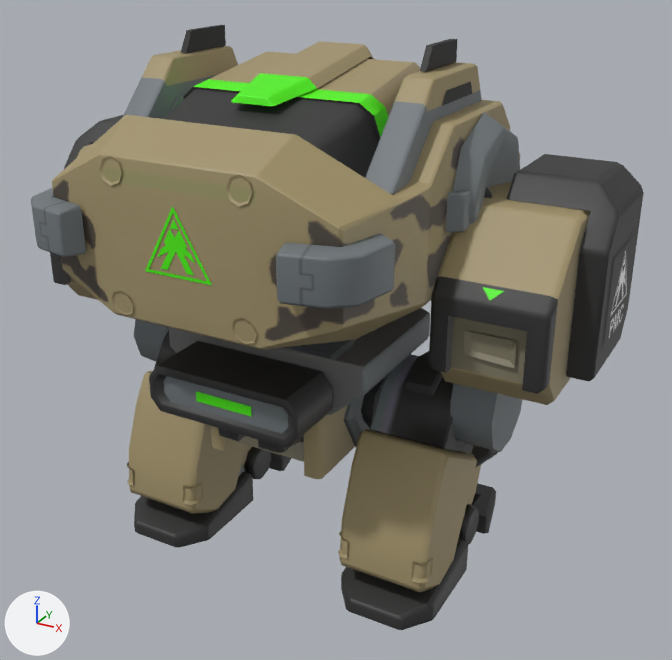
One commit to the FBX model Assets/Art/Modle/Enemy/Robot/NewRobot/Powerloader.fbx: the scene before it, then after it.
Rendered twice from a camera (50 mm lens) standing at (0.01177, -0.02011, 0.09182) and looking at (0.00106, -0.00064, 0.08208). The lights are fixed; the arrows at lower left show +X, +Y and +Z. The first picture is the older version. Where no turn or scale is listed for an object, it has been applied to the vertices.

The first picture shows 'model'.
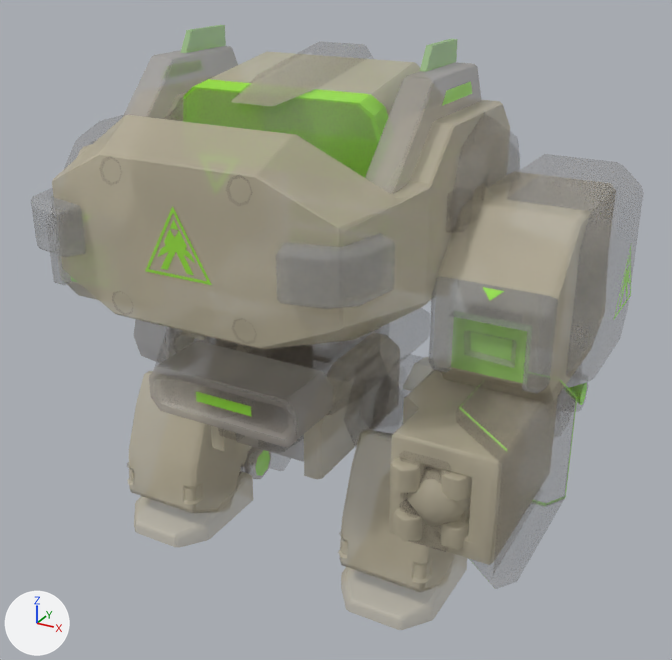
Changed parts and their boxes [x1, y1, x2, y2] in the pictures (672 x 660 px; the box of a moved part takes in the faces that stretch with it):
'model', reshaped: before [31, 25, 644, 630]; after [52, 25, 631, 630]
'hand', added: after [389, 367, 587, 585]
part 1 of me_mesh, added: after [619, 255, 630, 307]
part 2 of me_mesh, added: after [614, 246, 631, 319]
part 3 of me_mesh, deleted: before [603, 231, 638, 350]
part 4 of me_mesh, moved or reshaped: [261, 330, 354, 349] in both
part 5 of me_mesh, surface changed (lighter): before [31, 25, 644, 630]; after [52, 25, 616, 630]
part 6 of me_mesh, recoloured (lighter): before [31, 25, 644, 630]; after [52, 25, 616, 630]

Edits to the bpy script that builds the scene:
```text
Add img_robot_shield_pmc_png:
    img_robot_shield_pmc_png = load_image('Robot_Shield_PMC.png', '../Robot/Texture/Robot_Shield_PMC.png', 128, 128, 'Non-Color')
Add mat_droid_decagram_shield:
    mat_droid_decagram_shield = bpy.data.materials.new('Droid_Decagram_Shield')
    # uses the picture img_robot_shield_pmc_png
Change me_mesh:
    used by ob_model
    verts and faces of me_mesh; kept vertices keep their numbers, new ones are numbered from 2815
    before: 2285 (0.0031, -0.0035, 0.0834) at pixel (354, 339), 2292 (0.0037, -0.0052, 0.0844) at pixel (340, 330), 2293 (0.0037, -0.0053, 0.0844) at pixel (338, 330), 2294 (0.002, -0.0055, 0.0837) at pixel (264, 349), 2295 (0.002, -0.0055, 0.0837) at pixel (260, 347)
    before: 2299 (0.0019, -0.0055, 0.0837) at pixel (260, 349)
    remove me_mesh.from_pydata(...)  # 2815 vertices, 2810 faces; spans x -0.0078..0.0078, y -0.0061..0.0039, z 0.0755..0.0893
    add me_mesh.from_pydata(...)  # 2859 vertices, 2838 faces; spans x -0.0079..0.0079, y -0.0061..0.0039, z 0.0755..0.0893
    me_mesh part 1: the loose piece of 20 vertices spanning x -0.0005..0.0005, y -0.0056, z 0.0851..0.0862 is copied, and the copy is turned 90 degrees about the z axis through its middle, then moved by (0.0079, 0.0064, -0.0014), in mat_droid_decagram_shield; it spans x 0.0079, y 0.0003..0.0013, z 0.0837..0.0848
    me_mesh part 2: the loose piece of 6 vertices spanning x -0.0009..0.0009, y -0.0056, z 0.085..0.0865 is copied, and the copy is turned 90 degrees about the z axis through its middle, then moved by (0.0079, 0.0064, -0.0014), in mat_droid_decagram_shield; it spans x 0.0079, y 0.0..0.0017, z 0.0835..0.0851
    me_mesh part 3: the loose piece of 4 vertices spanning x 0.0078, y -0.0003..0.0019, z 0.0829..0.0851 is deleted
    me_mesh part 4
    add delete_faces([(2285, 2292, 2293, 2294), (2293, 2295, 2299, 2294)])
    add faces += [(2292, 2293, 2295, 2294), (2294, 2295, 2299), (2285, 2292, 2294)]
    me_mesh part 5: 2570 kept faces spanning x -0.0078..0.0078, y -0.0061..0.0035, z 0.0755..0.0893 get new texture (UV) coordinates
    me_mesh part 6: 2804 faces spanning x -0.0078..0.0078, y -0.0061..0.0039, z 0.0755..0.0893 switch from mat_enemytss_powerloader_pmc (picture img_enemytss_powerloader_pmc_png) to mat_droid_decagram_shield
    other edits to the shape of me_mesh do not show in these pictures
Add me_mesh_001:
    me_mesh_001.from_pydata(...)  # 657 vertices, 677 faces; spans x 0.00404..0.00753, y -0.00507..0.003, z 0.07894..0.08233
    me_mesh_001.materials.append(mat_droid_decagram_shield)
Add ob_hand:
    ob_hand = bpy.data.objects.new('hand', me_mesh_001)
    ob_hand.location = (0.0, 0.0, 0.0)
```
